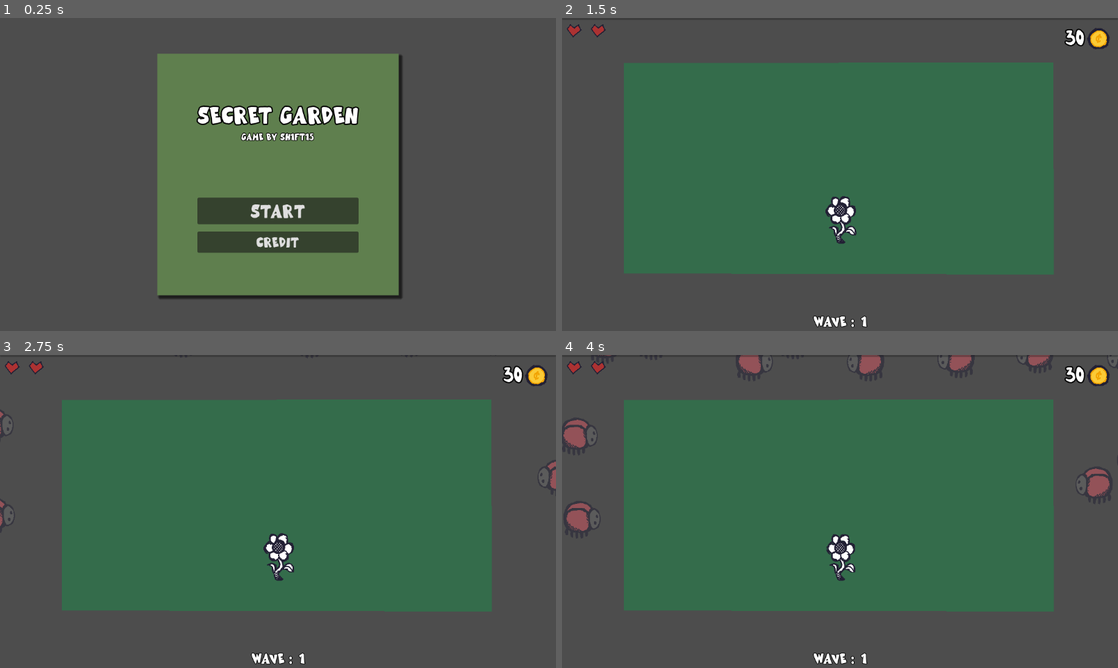
Above: before the commit, frames 1-4 (two rows, left to right).
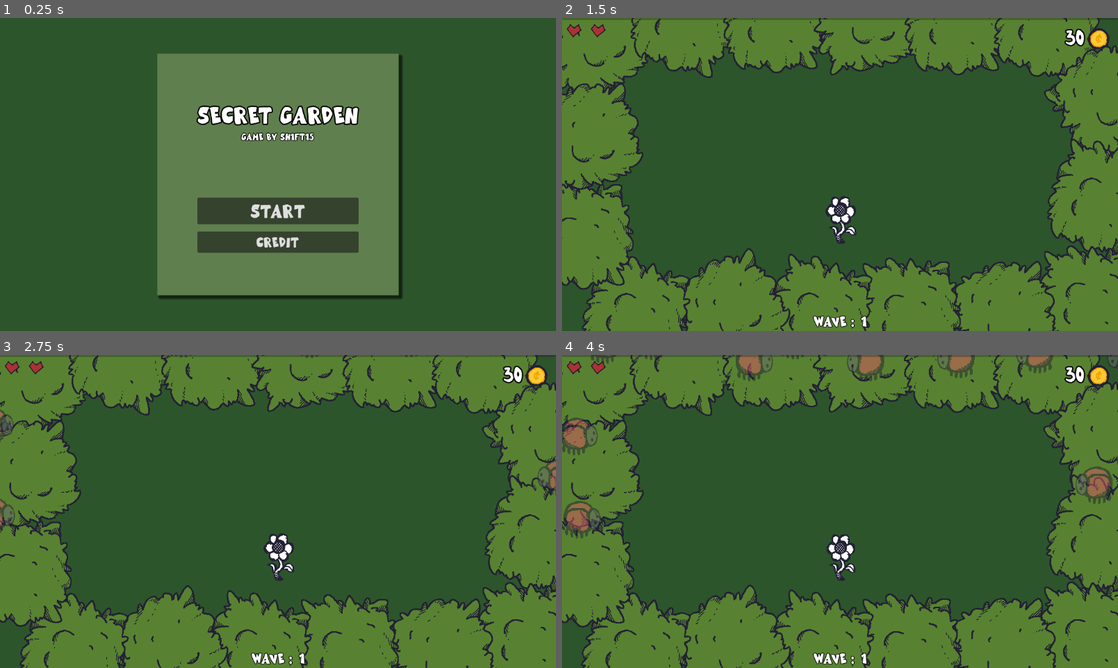
Above: after the commit, the same moments.

Repository: sh1ft15/secret
Game: Godot game, scene res://scenes/menu.tscn
Same seed, same stepped clock (60 frames per second), same inputs: the game is played once before the commit and once after it.
Inputs (mouse positions are in pixels of both pictures, inside the frame that each line leads up to):
- Up to frame 1 (0.25 s): no input
- Up to frame 2 (1.5 s): click "Start" at 0.5 s; drag from (840, 218) to (895, 105) at 1.27 s
- Up to frame 3 (2.75 s): drag from (166, 527) to (278, 555) at 2.02 s
- Up to frame 4 (4 s): move the mouse to (895, 442) at 2.77 s; press the mouse at (895, 442) at 2.78 s; release the mouse at (895, 442) at 3.5 s; drag from (567, 430) to (840, 505) at 3.52 s

The runs differ from the first frame. In frame 1, 65% of the frame differs, in the area x 0-100%, y 0-100%; in frame 2, 99%; in frame 3, 99%; in frame 4, 98%.

Commit message:
Added tree tops / Update background color

Diff:
--- a/project.godot
+++ b/project.godot
@@ -14,7 +14,8 @@
 run/main_scene="res://scenes/menu.tscn"
 config/features=PackedStringArray("4.3", "GL Compatibility")
 boot_splash/show_image=false
-config/icon="res://sprites/icon.svg"
+boot_splash/image="res://sprites/box.png"
+config/icon="res://sprites/plank.png"
 
 [display]
 
@@ -38,3 +39,4 @@
 
 renderer/rendering_method="gl_compatibility"
 renderer/rendering_method.mobile="gl_compatibility"
+environment/defaults/default_clear_color=Color(0.175634, 0.33209, 0.172286, 1)
--- a/scenes/main.tscn
+++ b/scenes/main.tscn
@@ -11,6 +11,7 @@
 [ext_resource type="PackedScene" uid="uid://d10ipi3fnyhu8" path="res://scenes/combo_counter.tscn" id="7_g65kh"]
 [ext_resource type="Texture2D" uid="uid://d1ogitxxn23gw" path="res://sprites/coin.png" id="7_rnlwx"]
 [ext_resource type="AudioStream" uid="uid://b4csc5xg28lfa" path="res://audios/game_bg_sound.wav" id="10_8difk"]
+[ext_resource type="PackedScene" uid="uid://bnqkqagqypd1u" path="res://scenes/tree_top.tscn" id="13_18h5h"]
 
 [sub_resource type="StyleBoxFlat" id="StyleBoxFlat_5nskg"]
 bg_color = Color(0.933333, 0, 0, 1)
@@ -216,6 +217,7 @@
 shape = SubResource("RectangleShape2D_0cxqv")
 
 [node name="Polygon2D" type="Polygon2D" parent="AttackField"]
+visible = false
 color = Color(0.0588235, 0.615686, 0.282353, 0.392157)
 polygon = PackedVector2Array(-546.829, -317.692, 537.086, -319.074, 538.304, 287.304, -546.829, 284.542)
 
@@ -228,5 +230,66 @@
 volume_db = -10.0
 autoplay = true
 
+[node name="Trees" type="CanvasGroup" parent="."]
+
+[node name="TreeTop" parent="Trees" instance=ExtResource("13_18h5h")]
+position = Vector2(64, 47)
+rotation = -2.12725
+
+[node name="TreeTop2" parent="Trees" instance=ExtResource("13_18h5h")]
+position = Vector2(258, -1)
+rotation = 0.296524
+
+[node name="TreeTop3" parent="Trees" instance=ExtResource("13_18h5h")]
+position = Vector2(443, -1)
+
+[node name="TreeTop4" parent="Trees" instance=ExtResource("13_18h5h")]
+position = Vector2(628, -1)
+rotation = -1.83073
+
+[node name="TreeTop5" parent="Trees" instance=ExtResource("13_18h5h")]
+position = Vector2(819, 3)
+
+[node name="TreeTop6" parent="Trees" instance=ExtResource("13_18h5h")]
+position = Vector2(1011, 10)
+rotation = 0.296524
+
+[node name="TreeTop7" parent="Trees" instance=ExtResource("13_18h5h")]
+position = Vector2(1127, 169)
+rotation = -2.12725
+
+[node name="TreeTop8" parent="Trees" instance=ExtResource("13_18h5h")]
+position = Vector2(1121, 373)
+rotation = 0.296524
+
+[node name="TreeTop9" parent="Trees" instance=ExtResource("13_18h5h")]
+position = Vector2(1097, 582)
+
+[node name="TreeTop10" parent="Trees" instance=ExtResource("13_18h5h")]
+position = Vector2(909, 613)
+rotation = -1.83073
+
+[node name="TreeTop11" parent="Trees" instance=ExtResource("13_18h5h")]
+position = Vector2(721, 607)
+
+[node name="TreeTop12" parent="Trees" instance=ExtResource("13_18h5h")]
+position = Vector2(536, 611)
+rotation = 0.296524
+
+[node name="TreeTop13" parent="Trees" instance=ExtResource("13_18h5h")]
+position = Vector2(345, 604)
+rotation = -2.12725
+
+[node name="TreeTop14" parent="Trees" instance=ExtResource("13_18h5h")]
+position = Vector2(157, 612)
+rotation = 0.296524
+
+[node name="TreeTop15" parent="Trees" instance=ExtResource("13_18h5h")]
+position = Vector2(43, 447)
+
+[node name="TreeTop16" parent="Trees" instance=ExtResource("13_18h5h")]
+position = Vector2(47, 244)
+rotation = -1.83073
+
 [connection signal="body_entered" from="AttackField" to="." method="_on_attack_field_body_entered"]
 [connection signal="timeout" from="DifficultyTimer" to="." method="_on_difficulty_timer_timeout"]
--- /dev/null
+++ b/scenes/tree_top.gd
@@ -0,0 +1,4 @@
+extends Node2D
+
+func _ready() -> void:
+	$Anim.play('idle')
--- /dev/null
+++ b/scenes/tree_top.tscn
@@ -0,0 +1,77 @@
+[gd_scene load_steps=6 format=3 uid="uid://bnqkqagqypd1u"]
+
+[ext_resource type="Texture2D" uid="uid://cyudmb4l2ytv8" path="res://sprites/tree_top.png" id="1_3vi8s"]
+[ext_resource type="Script" path="res://scenes/tree_top.gd" id="1_lm1tm"]
+
+[sub_resource type="Animation" id="Animation_5rymv"]
+resource_name = "idle"
+loop_mode = 1
+tracks/0/type = "value"
+tracks/0/imported = false
+tracks/0/enabled = true
+tracks/0/path = NodePath("Sprite:scale")
+tracks/0/interp = 1
+tracks/0/loop_wrap = true
+tracks/0/keys = {
+"times": PackedFloat32Array(0, 0.5, 1),
+"transitions": PackedFloat32Array(1, 1, 1),
+"update": 0,
+"values": [Vector2(0.47, 0.47), Vector2(0.48, 0.48), Vector2(0.47, 0.47)]
+}
+tracks/1/type = "value"
+tracks/1/imported = false
+tracks/1/enabled = true
+tracks/1/path = NodePath("Sprite:rotation")
+tracks/1/interp = 1
+tracks/1/loop_wrap = true
+tracks/1/keys = {
+"times": PackedFloat32Array(0, 0.3, 0.7, 1),
+"transitions": PackedFloat32Array(1, 1, 1, 1),
+"update": 0,
+"values": [0.0, 0.0174533, -0.0174533, 0.0]
+}
+
+[sub_resource type="Animation" id="Animation_q231o"]
+length = 0.001
+tracks/0/type = "value"
+tracks/0/imported = false
+tracks/0/enabled = true
+tracks/0/path = NodePath("Sprite:scale")
+tracks/0/interp = 1
+tracks/0/loop_wrap = true
+tracks/0/keys = {
+"times": PackedFloat32Array(0),
+"transitions": PackedFloat32Array(1),
+"update": 0,
+"values": [Vector2(0.47, 0.47)]
+}
+tracks/1/type = "value"
+tracks/1/imported = false
+tracks/1/enabled = true
+tracks/1/path = NodePath("Sprite:rotation")
+tracks/1/interp = 1
+tracks/1/loop_wrap = true
+tracks/1/keys = {
+"times": PackedFloat32Array(0),
+"transitions": PackedFloat32Array(1),
+"update": 0,
+"values": [0.0]
+}
+
+[sub_resource type="AnimationLibrary" id="AnimationLibrary_h0f1c"]
+_data = {
+"RESET": SubResource("Animation_q231o"),
+"idle": SubResource("Animation_5rymv")
+}
+
+[node name="TreeTop" type="Node2D"]
+script = ExtResource("1_lm1tm")
+
+[node name="Sprite" type="Sprite2D" parent="."]
+scale = Vector2(0.47, 0.47)
+texture = ExtResource("1_3vi8s")
+
+[node name="Anim" type="AnimationPlayer" parent="."]
+libraries = {
+"": SubResource("AnimationLibrary_h0f1c")
+}
--- a/scripts/player.gd
+++ b/scripts/player.gd
@@ -20,7 +20,7 @@
 var max_health = 6
 var health = 2
 
-var cur_num = 5
+var cur_num = 30
 
 var shoot_rate = 1
 var shoot_amount = 1
Not shown: 1 places in scenes/main.tscn that only renumber resources
Binary file added: sprites/tree_top.png
Not shown, added: sprites/tree_top.png.import
